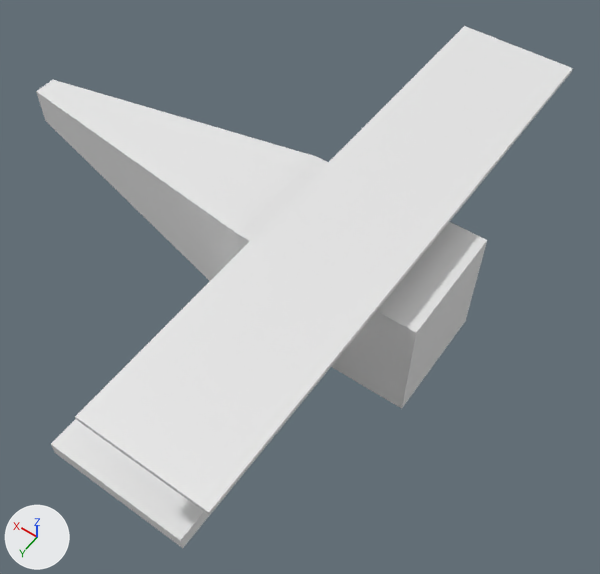
The OBJ model model/biplane.obj as it was, and as the next commit left it.
Camera for both pictures: a 50 mm camera at (-9.32, 10.53, 15.07) aimed at (-1.94, 0.2, -1.17). The axes (+X, +Y, +Z) are drawn at lower left. The lights are the same throughout. Where no turn or scale is listed for an object, it has been applied to the vertices.

Objects in the first picture: 'biplane'.
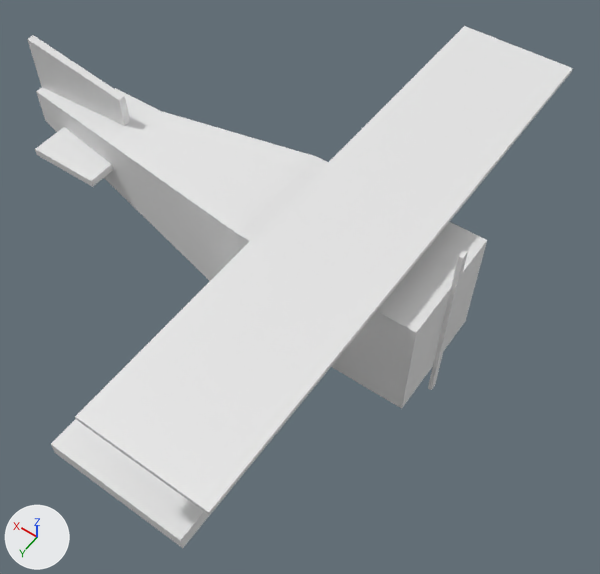
Commit message: add ekor, baing

The change in detail:
me_biplane has 28 vertices, 22 faces and spans x -5.7..6.5, y -7.0..7.0, z -1.5..2.3.
me_biplane is used by ob_biplane; location (0.0, 0.0, 0.0).
Verts and faces of me_biplane; kept vertices keep their numbers, new ones are numbered from 28.
me_biplane part 1: a new loose piece, a box spanning x 3.5..5.5, y -1.5..1.5, z 0.2..0.4.
me_biplane part 2: a new loose piece, a box spanning x -5.8..-5.7, y -0.1..0.1, z -2.5..2.5.
Part 3, on me_biplane:
New vertex 28 is at (6.5, -0.1, 2.5), pixel (33, 35).
New vertex 29 is at (6.5, -0.1, 0.0).
New vertex 30 is at (3.5, -0.1, 0.0).
New vertex 31 is at (3.5, -0.1, 2.0), pixel (124, 95).
New vertices 32 to 35 stand at vertices 28 to 31, in that order, plus (0.0, 0.2, 0.0).
New faces: (32, 33, 34, 35), (28, 31, 30, 29), (28, 29, 33, 32), (29, 30, 34, 33), (30, 31, 35, 34), (28, 32, 35, 31).

Pixel boxes (x1, y1, x2, y2) of what changed, in the pictures (600 x 574 px):
'biplane', reshaped
    before: (36, 26, 573, 548)
    after: (27, 26, 573, 548)
part 1 of me_biplane, added
    after: (35, 88, 160, 187)
part 2 of me_biplane, added
    after: (428, 250, 468, 390)
part 3 of me_biplane, added
    after: (27, 35, 130, 126)
